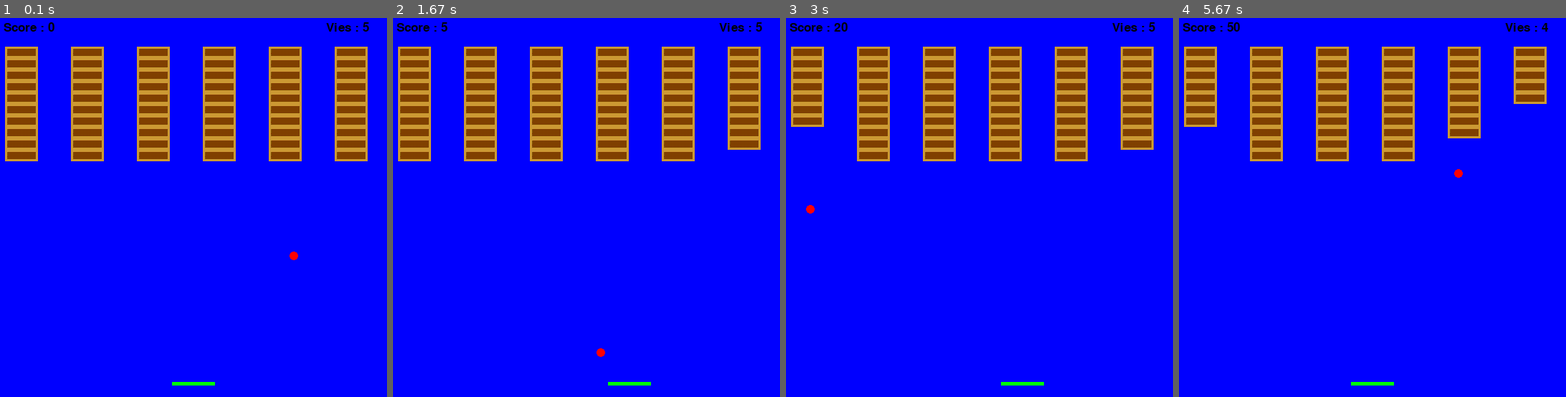
Above: before the commit, frames 1-4 (left to right).
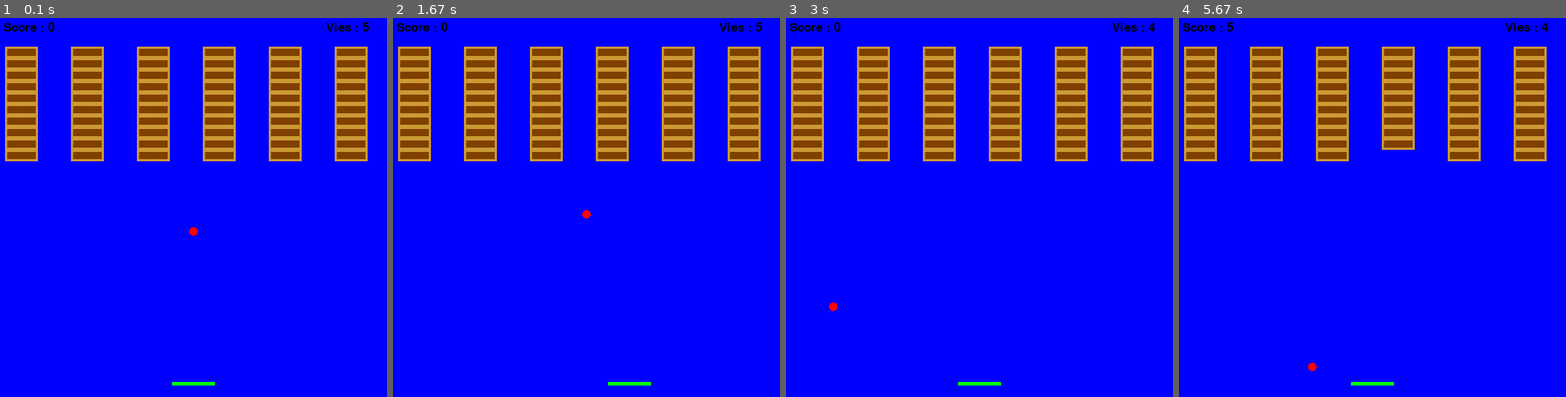
Above: after the commit, the same moments.

Repository: Killy85/game_ai_trainer
Game: pygame game, started from game/Testing_ia.py
Same seed, same stepped clock (60 frames per second), same inputs: the game is played once before the commit and once after it.
Inputs:
- Up to frame 1 (0.1 s): no input
- Up to frame 2 (1.67 s): no input
- Up to frame 3 (3 s): no input
- Up to frame 4 (5.67 s): no input

The runs differ from the first frame. In frame 1, less than 0.1% of the frame differs, in the area x 48-78%, y 55-64%; in frame 2, 0.4%; in frame 3, 1.4%; in frame 4, 2.9%, in the area x 1-95%, y 1-94%.

Commit message:
add random start

Diff:
--- a/game/game_adapted.py
+++ b/game/game_adapted.py
@@ -1,4 +1,6 @@
 # -*- coding: cp1252 -*-
+from random import random
+
 from pygame import *
 from math import cos, sin, pi
 import os.path
@@ -55,7 +57,7 @@
     def reinit(self):
         self.rect.centerx = self.area.centerx
         self.rect.centery = 500
-        self.angle = pi/3.3
+        self.angle = random() * 2.74 + 0.2 # pi/3.3
         self.flag = 1
 
     def update(self):
@@ -266,6 +268,10 @@
         self.b.is_lauched = True
         if(start_vie - j.vies): self.b.is_lauched = False
         self.b.has_bounced = False
+        # 1 : position du centre de la raquette
+        # 2 : position du centre de la balle
+        # 3 : raward
+        # 4 : wtf ?
         return (j.rect.x, self.b.rect.x), reward+life_reward, (start_vie == 1 and j.vies == 5)
 
     def main(self):
